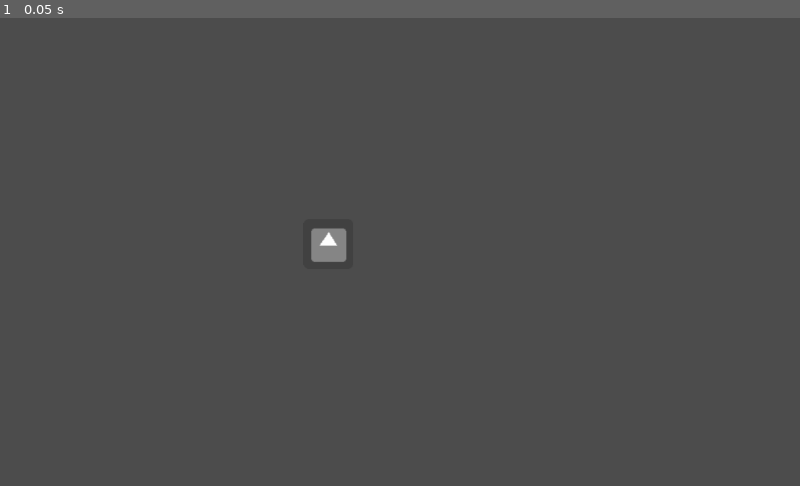
Above: before the commit, frame 1.
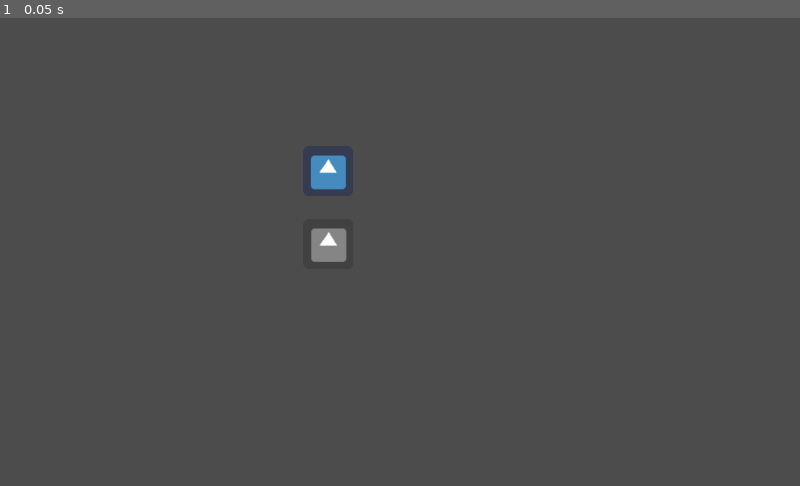
Above: after the commit, the same moment.

Repository: hamdle/grayscale-shader
Game: Godot game, scene res://Node.tscn
The game is run twice, just before and just after one commit, with the same random seed, the same clock (stepped at 60 frames per second) and the same inputs. The engine's default icon, where the game draws it, is replaced by a stand-in: a white triangle on a blue panel in a dark square.
Inputs:
- Up to frame 1 (0.05 s): no input

The runs differ from the first frame. In frame 1, 0.3% of the frame differs, in the area x 38-44%, y 29-37%.

Commit message:
Add second sprite for comparison

Diff:
--- a/Node.tscn
+++ b/Node.tscn
@@ -26,3 +26,8 @@
 position = Vector2( 420.356, 289.76 )
 texture = ExtResource( 1 )
 _sections_unfolded = [ "Material" ]
+
+[node name="Sprite2" type="Sprite" parent="." index="1"]
+
+position = Vector2( 419.886, 196.438 )
+texture = ExtResource( 1 )
